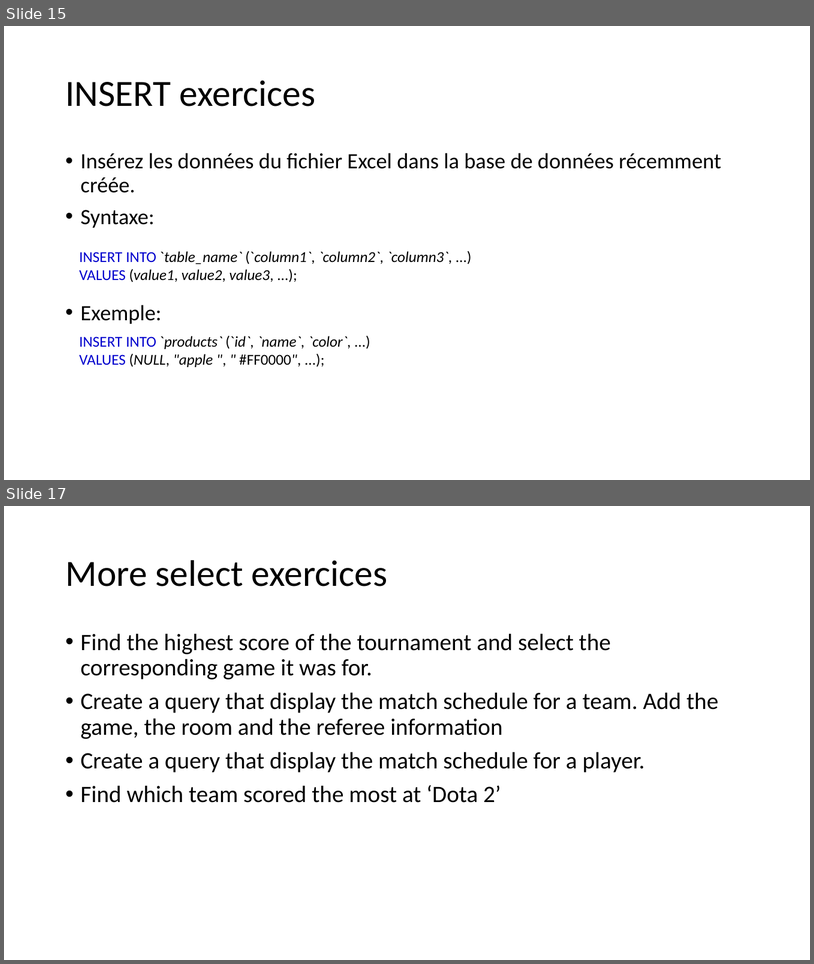
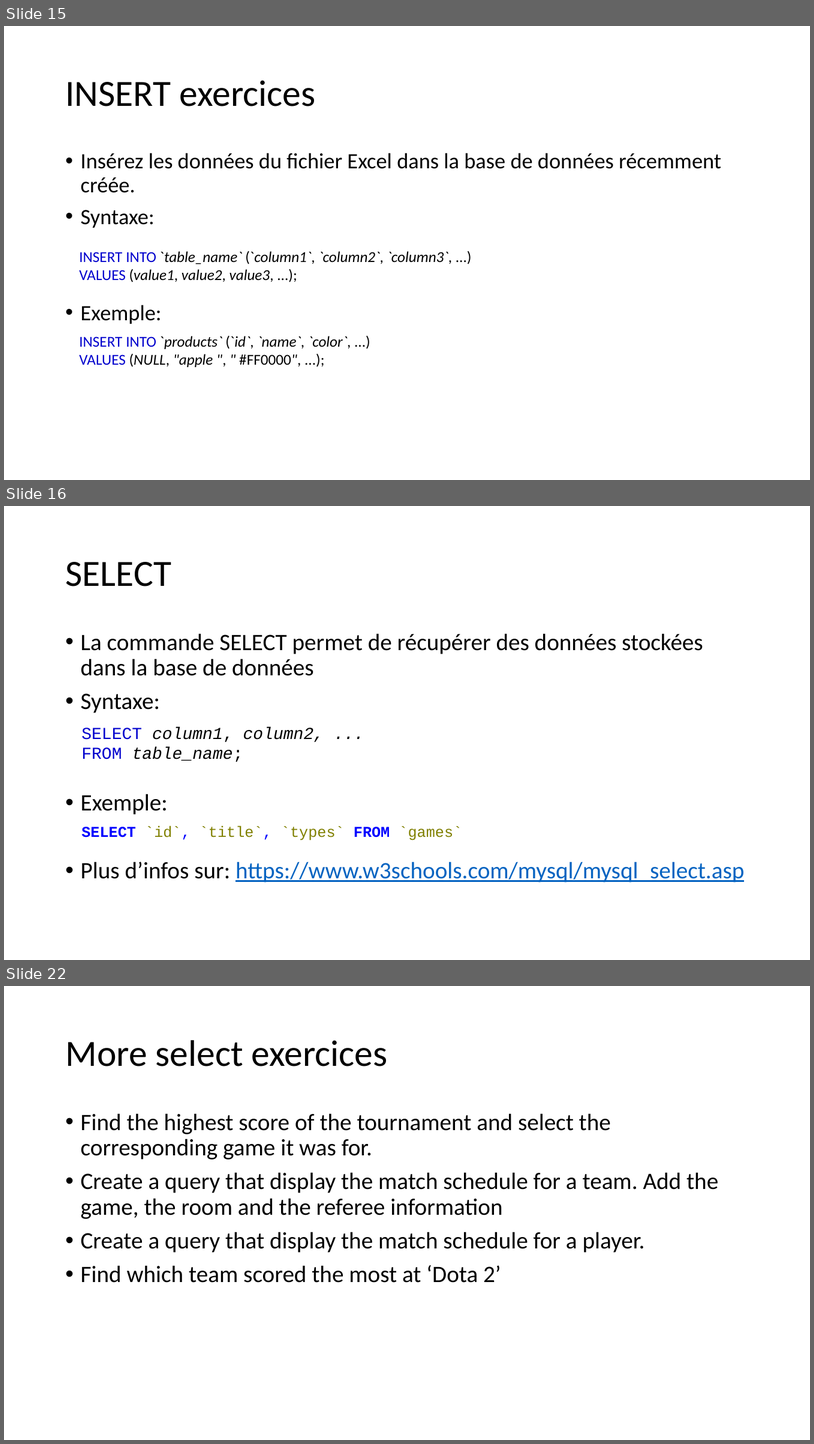
Before and after one commit to zeemil/ecoleit-1sql, a slide deck: Exercices SQL.pptx. Shown one above the other, each under a label of ours: slides 15 and 17 before the commit, slides 15, 16 and 22 after it; the slides between them are not shown. The pictures are 814x964 and 814x1444 pixels, drawn with LibreOffice and Linux fonts; fonts in the diff are those of the drawing. Boxes give left, top, right and bottom in pixels: in the first picture for what was removed or moved away, otherwise in the second. Text is boxed around its words. In the diff, an @@ line names an element or a change of style, - is before the commit and + after.

```diff
--- a/Exercices SQL.pptx
+++ b/Exercices SQL.pptx
@@ slide 16 added at [4, 506, 810, 960], background #FFFFFF @@
@@ title added at [65, 562, 171, 586], 44 pt, text #000000 @@
+SELECT
@@ text added at [81, 633, 744, 882], 28 pt, text #000000 @@
+• La commande SELECT permet de récupérer des données stockées dans la base de données
+• Syntaxe:
+• Exemple:
+• Plus d’infos sur: https://www.w3schools.com/mysql/mysql_select.asp
@@ text added at [81, 727, 324, 762], 20 pt, text #000000, italic @@
+SELECT column1, column2, ...
+FROM table_name;
@@ text added at [81, 826, 462, 840], 18 pt, text #808000 @@
+SELECT `id`, `title`, `types` FROM `games`
@@ what was slide 17 is now slide 22 @@
```
Also in this commit, not shown: 2 slides changed, 5 other slides added, 1 other file.
